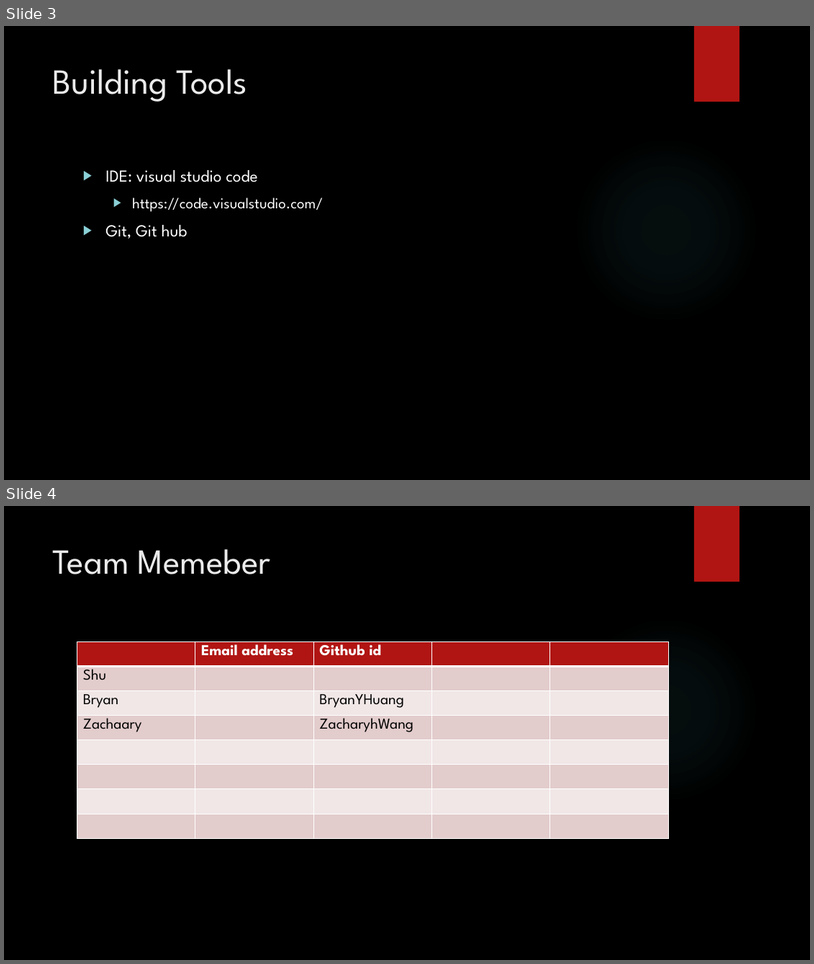
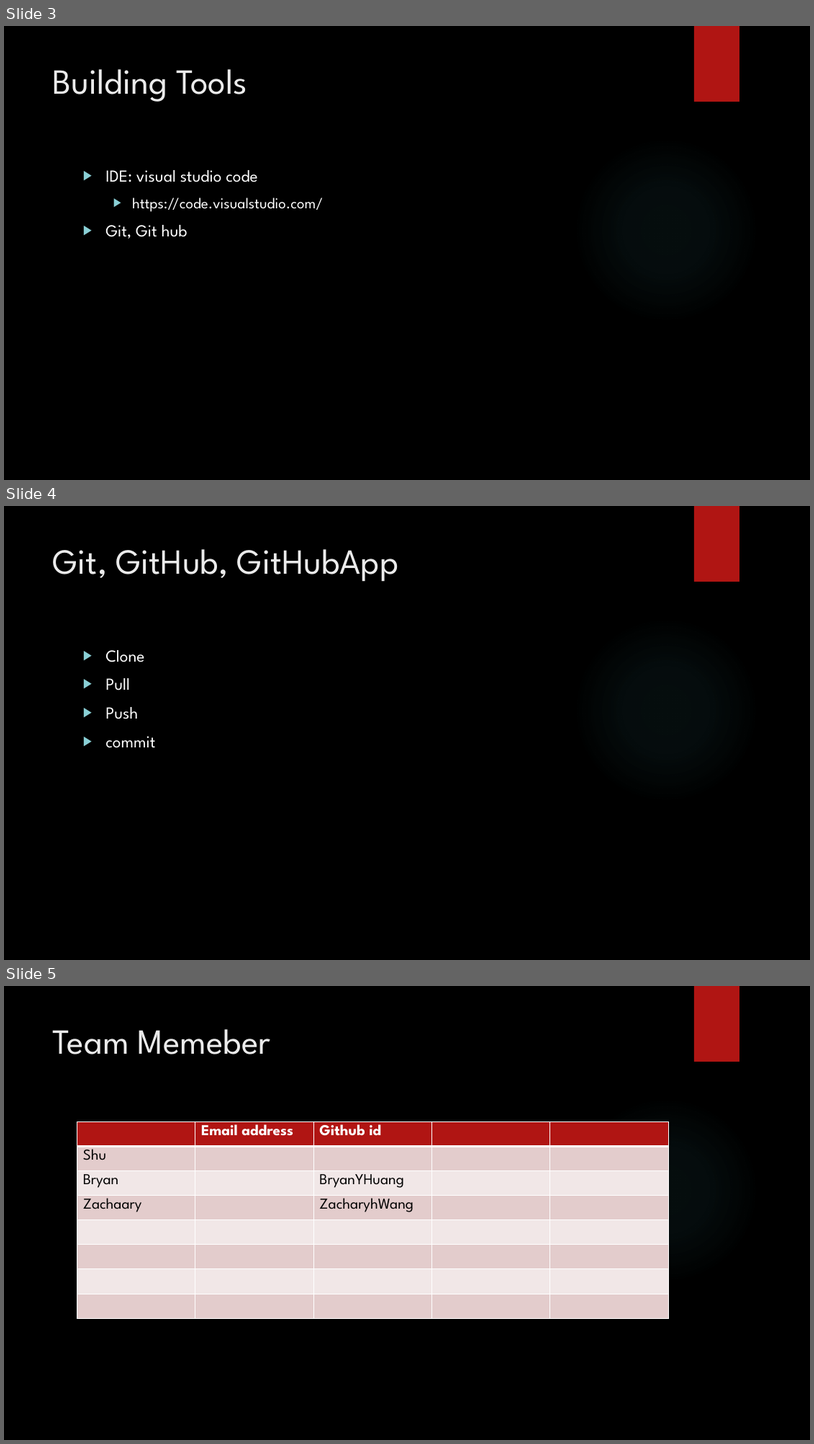
Before and after one commit to stargazingtech/build-discord-bots, a slide deck: discord-bot-study.pptx. Shown one above the other, each under a label of ours: slides 3 and 4 before the commit, slides 3, 4 and 5 after it. The pictures are 814x964 and 814x1444 pixels, drawn with LibreOffice and Linux fonts; fonts in the diff are those of the drawing; background and template pictures are left out. Boxes give left, top, right and bottom in pixels: in the first picture for what was removed or moved away, otherwise in the second. Text is boxed around its words. In the diff, an @@ line names an element or a change of style, - is before the commit and + after.

```diff
--- a/discord-bot-study.pptx
+++ b/discord-bot-study.pptx
@@ slide 4 added at (4,506,810,960), background picture (left out); not listed: 2 template elements that a slide beside it also shows @@
@@ title added at (53,549,399,582), 42 pt, text #EBEBEB @@
+Git, GitHub, GitHubApp
@@ text added at (106,650,155,748), 20 pt, text #FFFFFF @@
+▶ Clone
+▶ Pull
+▶ Push
+▶ commit
@@ what was slide 4 is now slide 5 @@
```
